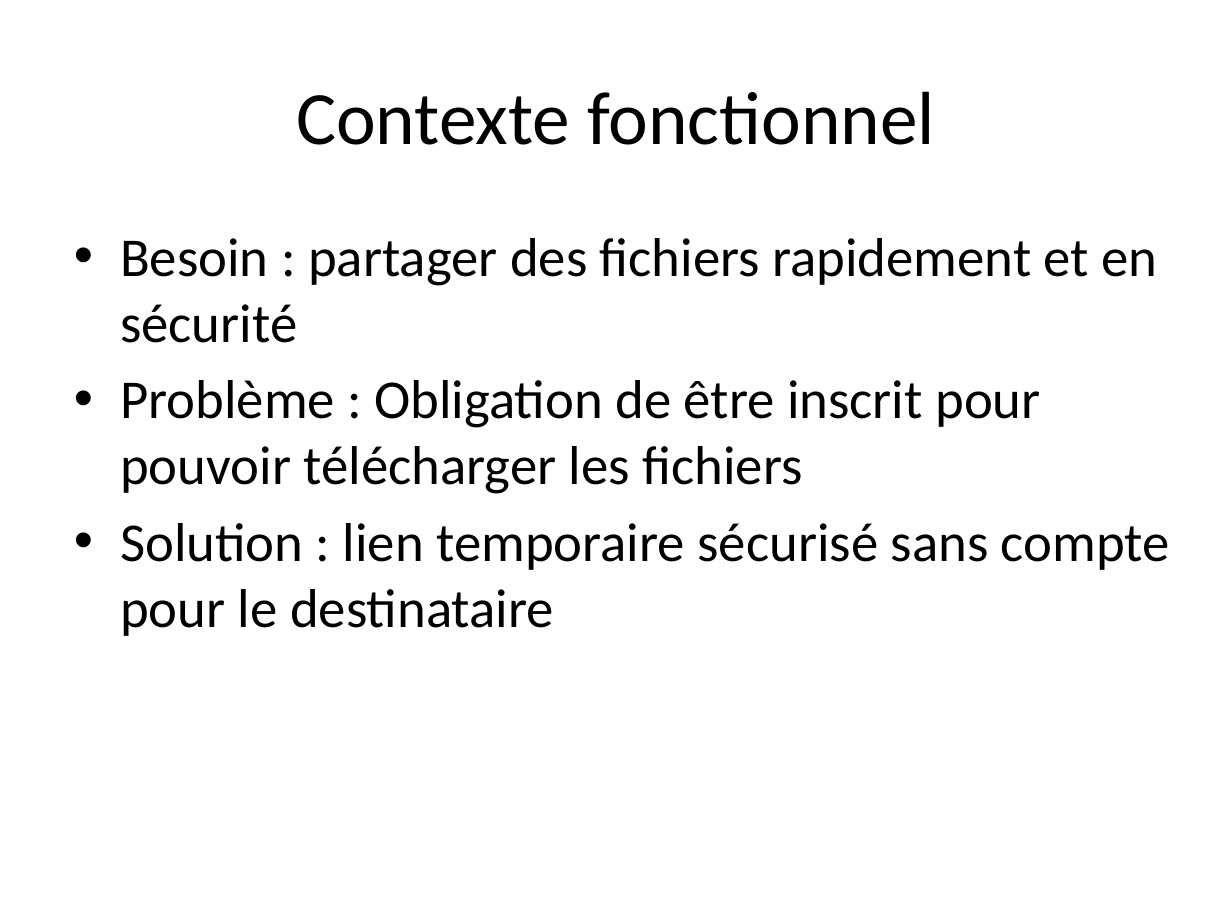
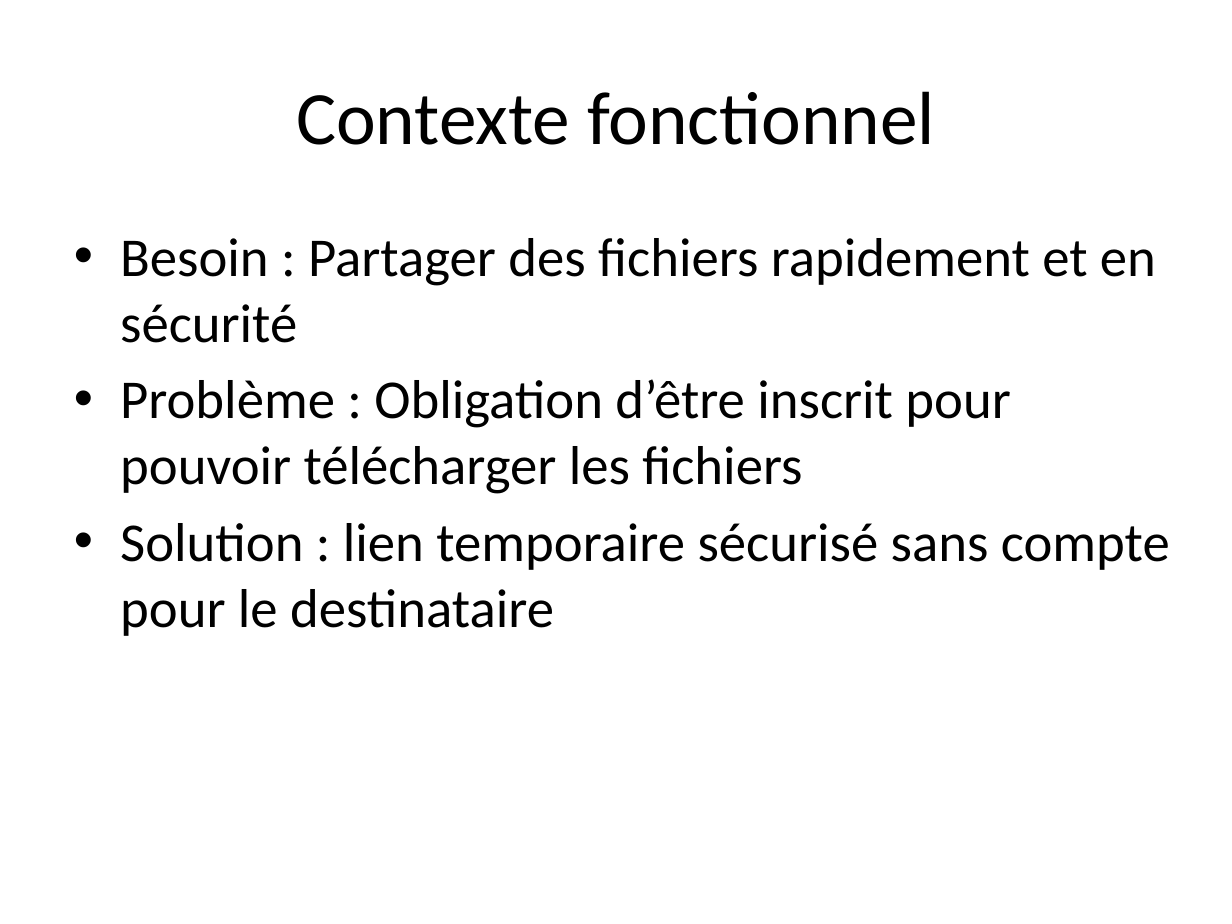
Before and after one commit to Abderrazzak20/Projet3_datashare, a slide deck: slide 2 of DataShare_Presentation.pptx. Drawn at 1232x924 pixels with LibreOffice and Linux fonts; fonts in the diff are those of the drawing. Boxes give left, top, right and bottom in pixels: in the first picture for what was removed or moved away, otherwise in the second. Text is boxed around its words. In the diff, an @@ line names an element or a change of style, - is before the commit and + after.

Commit message:
amelioration powerpoint

```diff
--- a/DataShare_Presentation.pptx
+++ b/DataShare_Presentation.pptx
@@ text at (120, 238, 1156, 494): text changed @@
-• Besoin : partager des fichiers rapidement et en sécurité
-• Problème : Obligation de être inscrit pour pouvoir télécharger les fichiers
+• Besoin : Partager des fichiers rapidement et en sécurité
+• Problème : Obligation d’être inscrit pour pouvoir télécharger les fichiers
```
